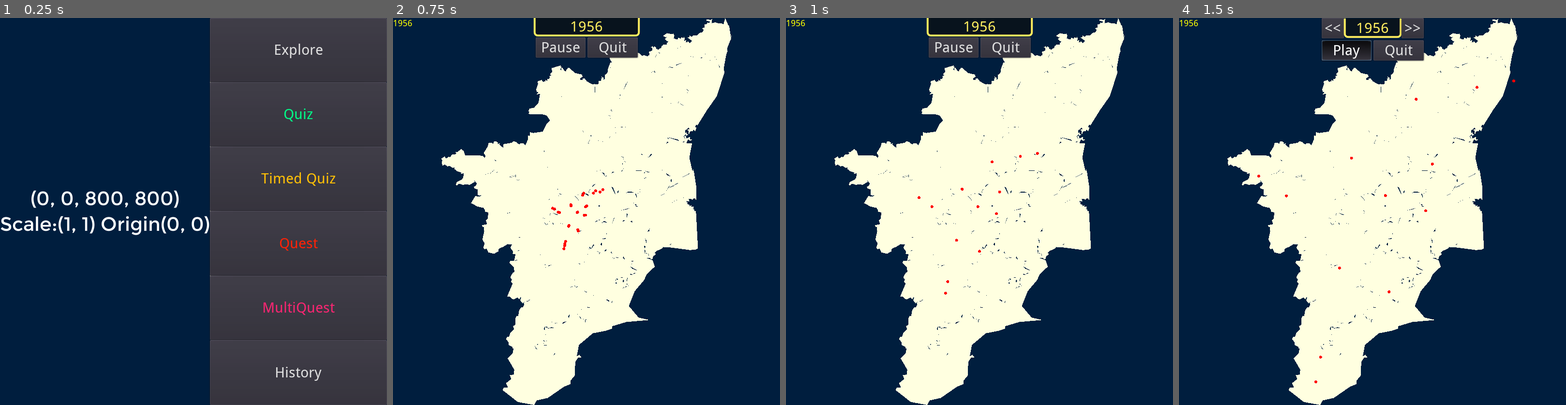
Above: before the commit, frames 1-4 (left to right).
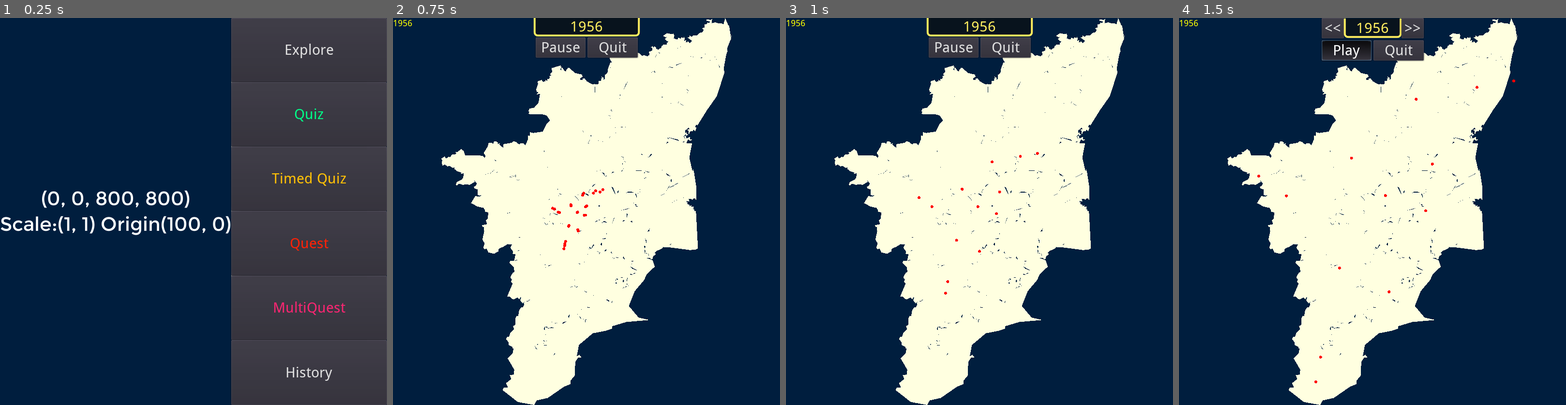
Above: after the commit, the same moments.

Repository: sharun-s/godot-tn
Game: Godot game, scene res://Node2D.tscn
Same seed, same stepped clock (60 frames per second), same inputs: the game is played once before the commit and once after it.
Inputs:
- Up to frame 1 (0.25 s): no input
- Up to frame 2 (0.75 s): click "History" at 0.5 s
- Up to frame 3 (1 s): no input
- Up to frame 4 (1.5 s): click "Pause" at 1.25 s

The runs differ from the first frame. In frame 1, 7.9% of the frame differs, in the area x 8-90%, y 0-100%; in frame 2, nothing differs; in frame 3, nothing differs; in frame 4, nothing differs.

Commit message:
Better support for portrait landscape mode and fullscreen variations Due to scale and origin changes to support portrait landscape Message and Timeline boxes were overlapping some districts and consuming select events. Fixed by hide/show as and when required

Diff:
--- a/Node2D.tscn
+++ b/Node2D.tscn
@@ -81,6 +81,7 @@
 [node name="HUD" type="CanvasLayer" parent="."]
 
 [node name="Message" type="RichTextLabel" parent="HUD"]
+visible = false
 anchor_bottom = 1.0
 rect_min_size = Vector2( 400, 0 )
 size_flags_horizontal = 3
@@ -93,6 +94,7 @@
 }
 
 [node name="Timeline" type="RichTextLabel" parent="HUD"]
+visible = false
 anchor_bottom = 1.0
 rect_min_size = Vector2( 400, 0 )
 size_flags_horizontal = 3
--- a/TN.gd
+++ b/TN.gd
@@ -189,6 +189,10 @@
 #	var dp:Polygon2D=get_node(district).get_child(0)
 #	dp.material=shore
 
+func _process(delta):
+	OS.set_window_title( " | fps: " + str(Engine.get_frames_per_second()))
+
+
 var citygrades=['','Muni Corporation','Municipality Selection grade','Municipality Special grade','Municipality First grade','Municipality Second grade']
 func _ready():
 	init_label_font()
@@ -215,7 +219,18 @@
 	print(viewp)
 	var tnoffset=$Districts/Karur.position.x
 	print($Districts.get_viewport_rect())
-	#print('startsscreensize',$HUD/StartScreen.rect_size)
+	# 4 cases
+	# Full screen mode
+	# Window width < heigh
+	# Window width > height
+	# On window resize - not really required right now but adding for completeness
+	# Main method used is keep Height and Width generated by py script same
+	# Set Stretch Mode to 2D [primarily for portrait mode to work]
+	# Set aspect to expand [primarily for portrait mode to work]
+	# In portrait mode infobox and startscreen are 1 column
+	# In landscape mode info box is spread out to 3 column and startscreen is 2 column
+	# In landscape mode due to Stretch MOde setting above orgin has to be pushed left
+	# In landscape mode due to Stretch MOde setting scale has to be reset by viewport.size.y/800 to maintain aspect
 	if viewp.size.x < viewp.size.y: #portrait mode
 		$HUD/StartScreen.columns=1
 		$HUD/Grid.columns=3
@@ -228,10 +243,10 @@
 		$HUD/StartScreen.columns=2
 		$HUD/Grid.columns=1
 		$HUD/Grid.anchor_right=.3
-		$Districts.transform.origin=Vector2(viewp.size.x/2-300, 0)
-		$Cities.transform.origin=Vector2(viewp.size.x/2-300, 0)
-		$Gopal.transform.origin=Vector2(viewp.size.x/2-300, 0)
-		$HistoryAnimator.transform.origin=Vector2(viewp.size.x/2-300, 0)
+		t.origin=Vector2(viewp.size.x/2-300,0)
+		transform=t
+		scale=Vector2(get_viewport_rect().size.y/800, get_viewport_rect().size.y/800)
+
 	#if viewp.size.x < 600: #portraitt mode
 #		t.origin=Vector2(viewp.size.x/2,0)
 #		transform=t
@@ -594,11 +609,13 @@
 	$HUD/Top/LabelCities.hide()
 	#borders(true)
 	#game_in_progress=0
+	$HUD/Timeline.hide()
 	$HUD/Timeline.bbcode_text=''
 	#walkpath.clear_points()
 	uiScore.text=''
 	uiScore.visible=false
 	$HUD/TopRight/Clock.hide()
+	$HUD/Message.hide()
 	$HUD/Message.bbcode_text=''
 	$Label.text=''
 	#$Gopal.show()
@@ -763,6 +780,7 @@
 	#$HUD/HistoryControl.rect_scale=Vector2(1/scale.x, 1/scale.y)
 	uiScore=get_node("HUD/Top/R1/Score")
 	get_tree().call_group("allcities","hide")
+
 	#debug prints cities per district
 	#for dt in d.keys():
 	#	print( dt, len(get_tree().get_nodes_in_group(dt)))
@@ -831,6 +849,7 @@
 var history_pause_pressed:=false
 func _on_History_pressed():
 	reset()
+	$HUD/Timeline.show()
 	#existing borders should be removed so map starts in black slate
 	history_stopped_pressed=false
 	history_pause_pressed=false
@@ -1043,7 +1062,6 @@
 		$HUD/Grid.reload(district, neighbours(district), get_history(district.split('/')[1]), 2)
 
 func _on_quest_over(turnstaken, cluessolved, success):
-	print('quest success',success)
 	$HUD/Grid/MarginContainer/Neighbours.visible=true
 	$HUD/Grid/MarginContainer/history.visible=true
 	$HUD/Grid/MarginContainer/Back.visible=true
@@ -1051,6 +1069,7 @@
 	$HUD/Grid.hide()
 	disappear()
 	uiScore.visible=false
+	$HUD/Message.show()
 	if success:
 		timed_msg("[pulse color=#22dd44 height=-15 freq=7]Congrats! Quest Complete. You took "+str(turnstaken)+" turns\nAnd solved "+str(cluessolved)+" clues! Next Quest has been Unlocked.[/pulse]",3)
 	else:
@@ -1143,6 +1162,7 @@
 func quit_history_mode():
 	game_in_progress=0 #stops the draw
 	#cache.clear()
+	$HUD/Timeline.hide()
 	$HistoryAnimator.stop()
 	for i in range(0,len(years)):
 		get_tree().call_group(years[i],"hide")
